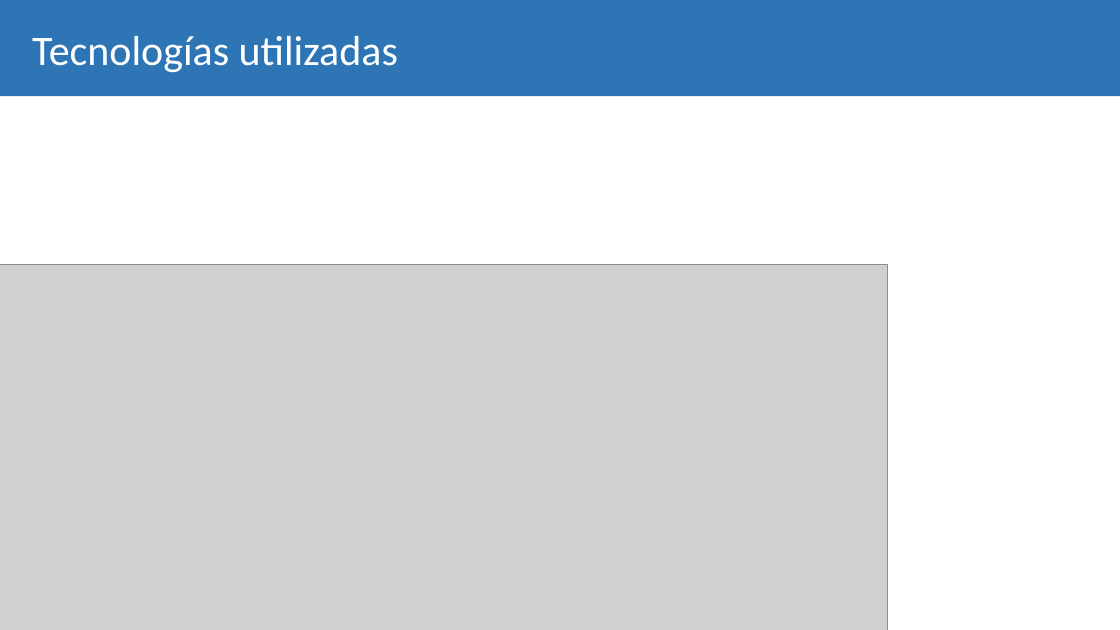
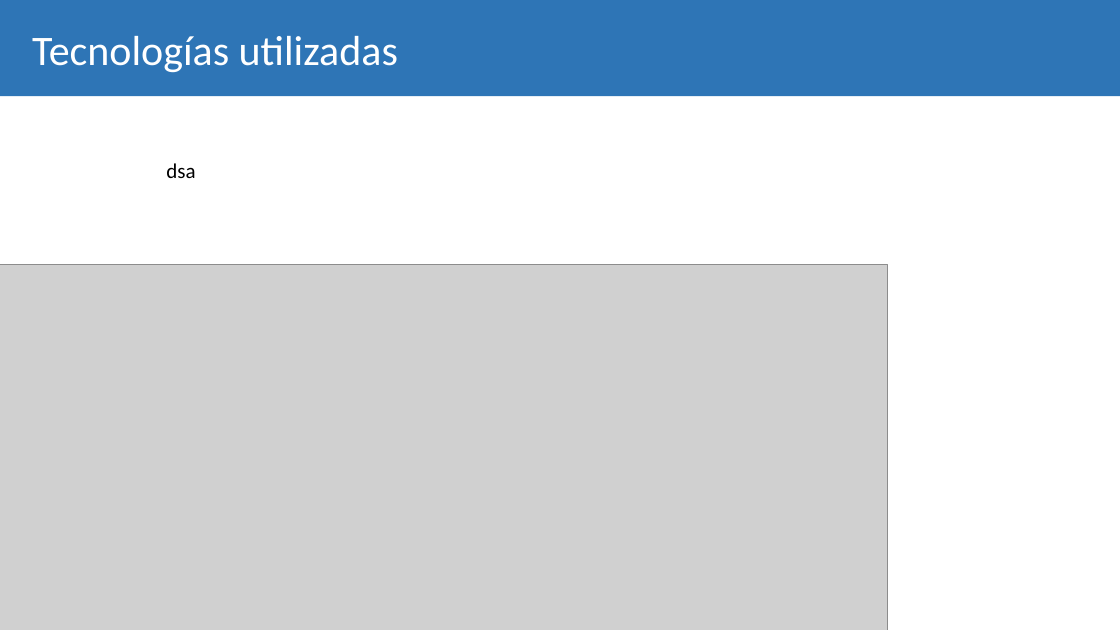
Before and after one commit to alejandromaringomez/ProyectoCameraShop, a slide deck: slide 2 of Camera.Shop.pptx (slide 3 before the commit). Drawn at 1120x630 pixels with LibreOffice and Linux fonts; fonts in the diff are those of the drawing; grey boxes stand for pictures. Boxes give left, top, right and bottom in pixels: in the first picture for what was removed or moved away, otherwise in the second. Text is boxed around its words. In the diff, an @@ line names an element or a change of style, - is before the commit and + after.

```diff
--- a/Camera.Shop.pptx
+++ b/Camera.Shop.pptx
@@ text added at box(166, 163, 195, 178), 18 pt, text #000000 @@
+dsa
```
Also in this commit, not shown: 1 other slide changed, 1 slide added, 1 slide removed.
